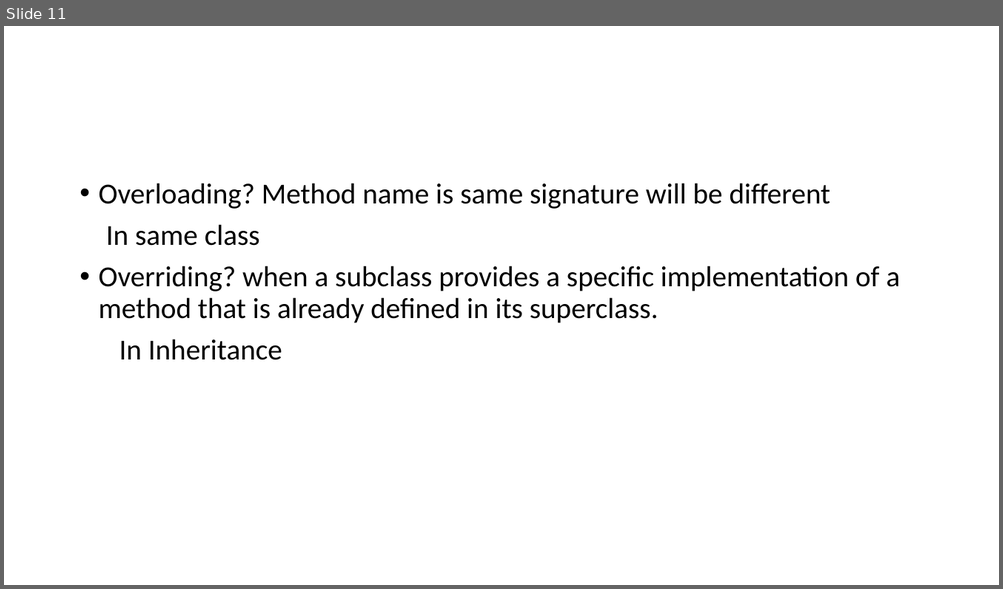
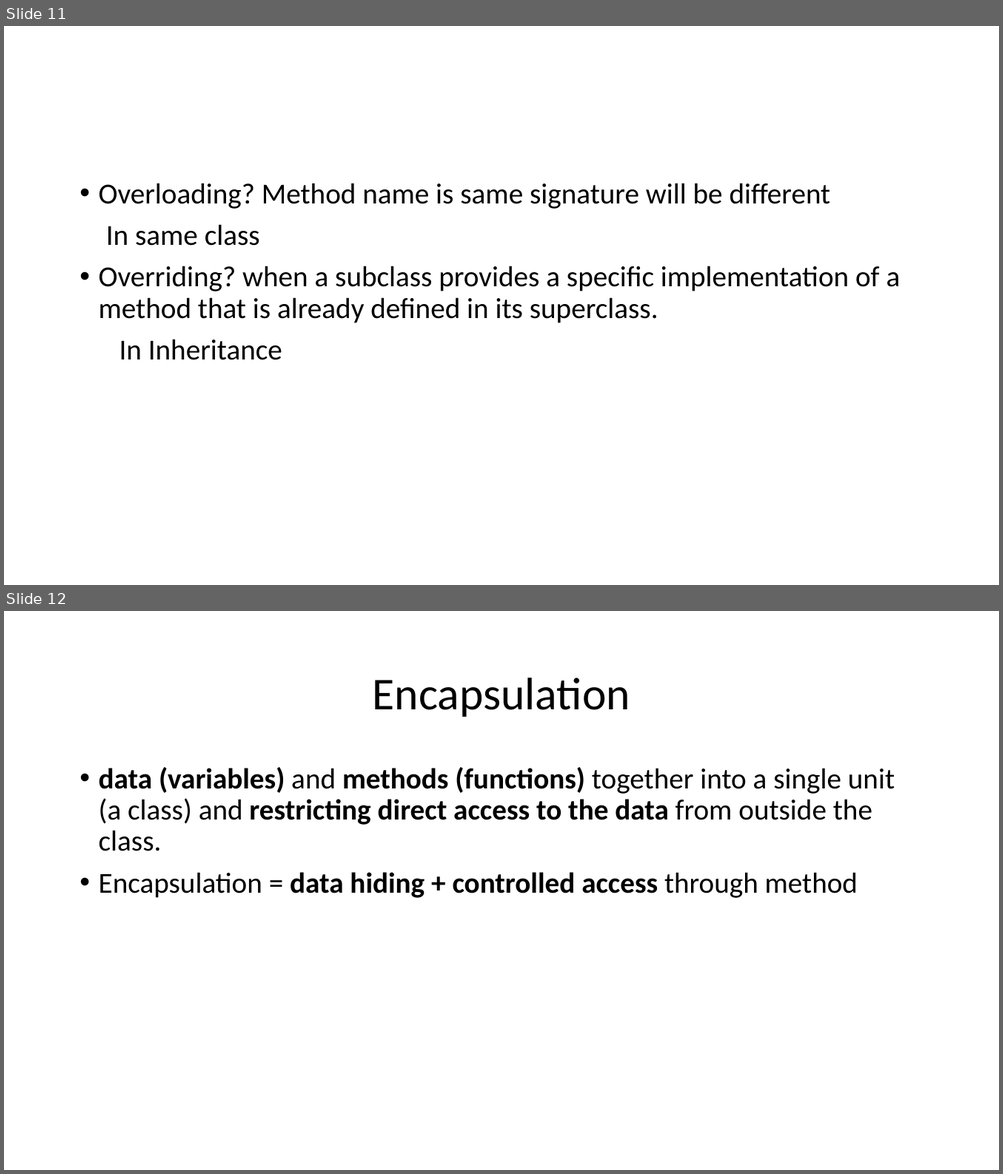
Before and after one commit to jayakrishnaprog/Javademoppt, a slide deck: Java-demo.pptx. Shown one above the other, each under a label of ours: slide 11 before the commit, slides 11 and 12 after it. The pictures are 1003x589 and 1003x1174 pixels, drawn with LibreOffice and Linux fonts; fonts in the diff are those of the drawing. Boxes give left, top, right and bottom in pixels: in the first picture for what was removed or moved away, otherwise in the second. Text is boxed around its words. In the diff, an @@ line names an element or a change of style, - is before the commit and + after.

```diff
--- a/Java-demo.pptx
+++ b/Java-demo.pptx
@@ slide 12 added at box(4, 611, 999, 1170), background #FFFFFF @@
@@ title added at box(373, 678, 630, 717), 44 pt, text #000000 @@
+Encapsulation
@@ text added at box(99, 767, 894, 898), 28 pt, text #000000, bold @@
+• data (variables) and methods (functions) together into a single unit (a class) and restricting direct access to the data from outside the class.
+• Encapsulation = data hiding + controlled access through method
```
Also in this commit, not shown: 2 other slides added, 1 other file.
